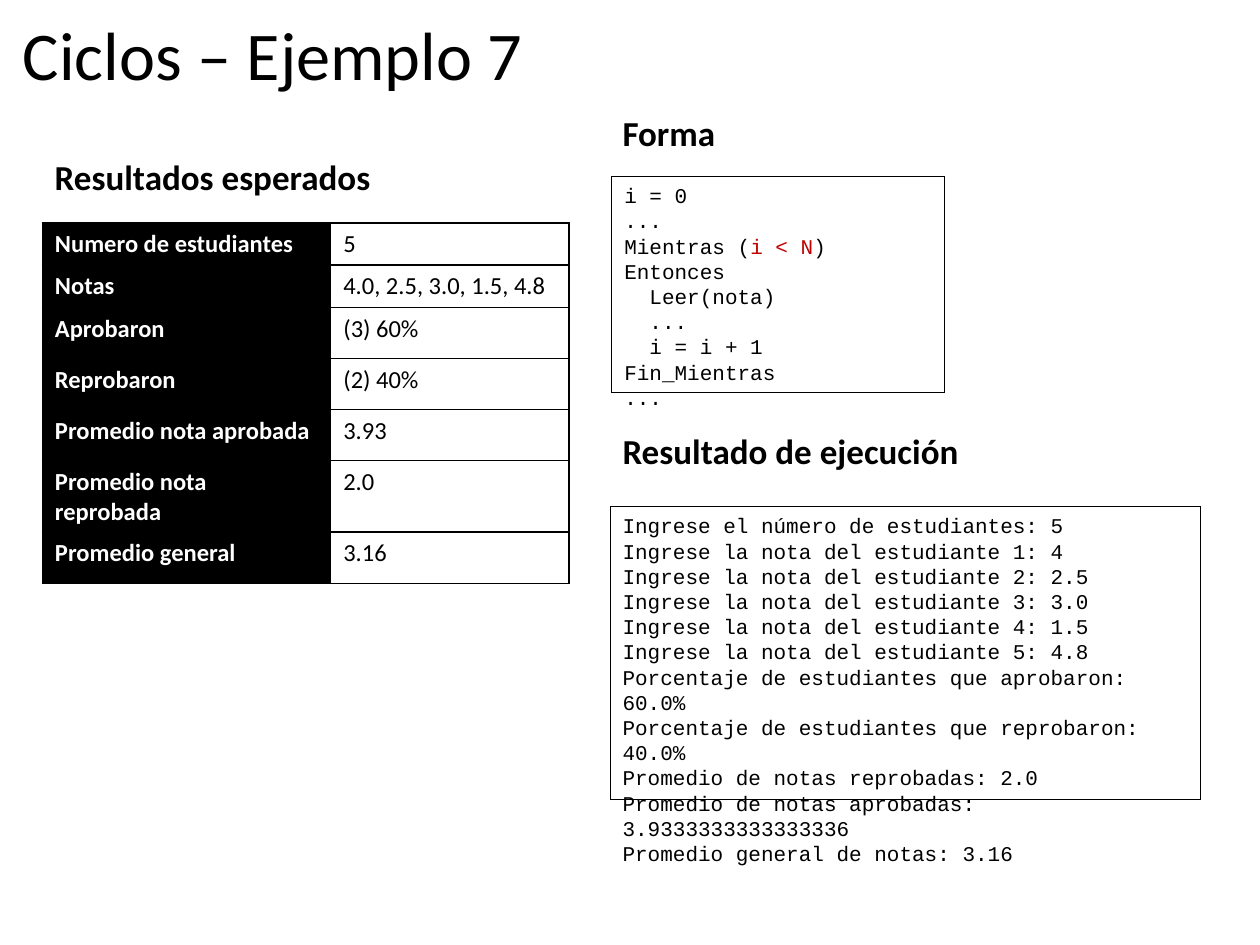
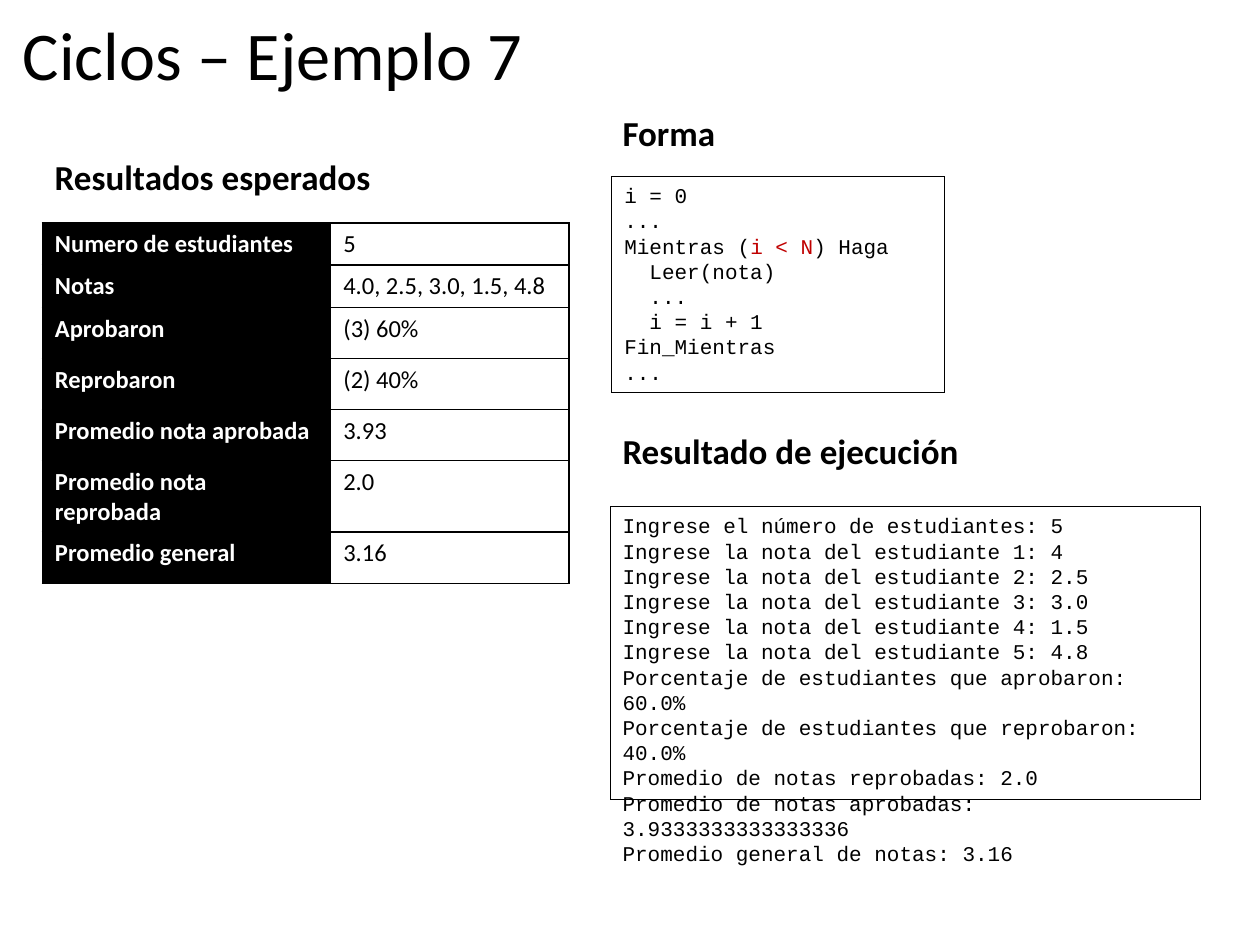
Before and after one commit to algoritmos-UdeA/logica1-20262, a slide deck: slide 70 of clases/7/teoria/clase-07.pptx. Drawn at 1260x945 pixels with LibreOffice and Linux fonts; fonts in the diff are those of the drawing. Boxes give left, top, right and bottom in pixels: in the first picture for what was removed or moved away, otherwise in the second. Text is boxed around its words. In the diff, an @@ line names an element or a change of style, - is before the commit and + after.

```diff
--- a/clases/7/teoria/clase-07.pptx
+++ b/clases/7/teoria/clase-07.pptx
@@ text in rectangle at [624,239,888,259]: text changed @@
-Mientras (i < N) Entonces
+Mientras (i < N) Haga
```
Also in this commit, not shown: 2 other slides changed, 6 other files.
